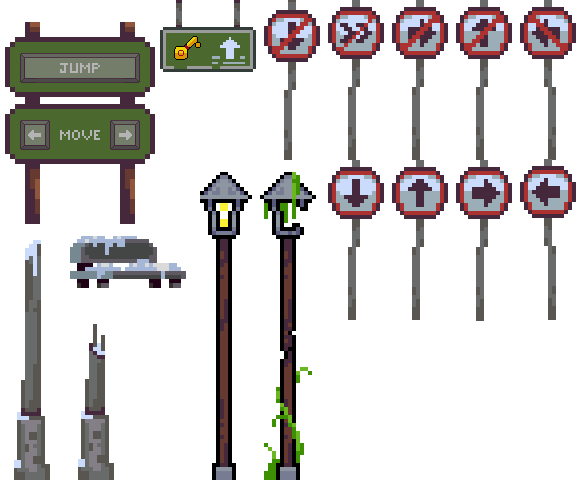
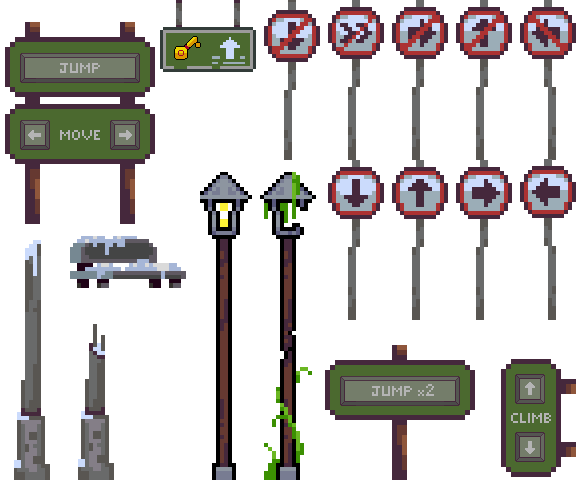
Layers edited between the first and the second 576px x 480px image:
added layer "ClimbSign" above "DoubleJump" over [501, 359, 576, 477]
added layer "DoubleJump" above "Jump&MoveSign" over [325, 345, 475, 480]
